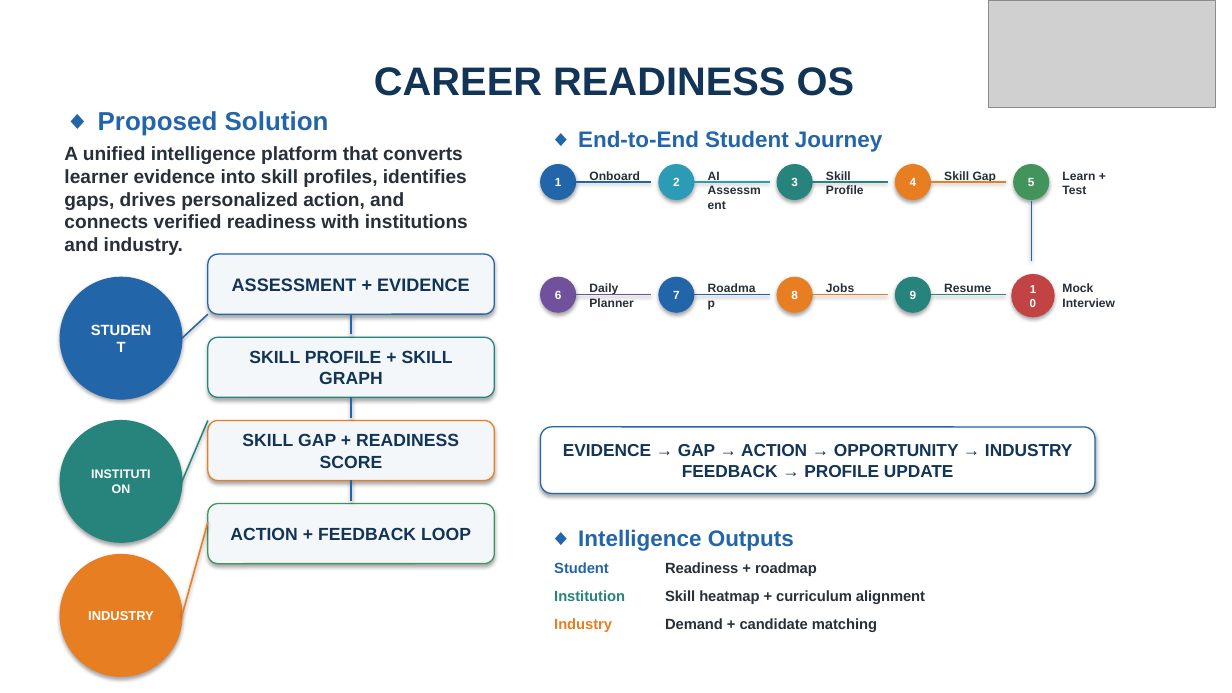
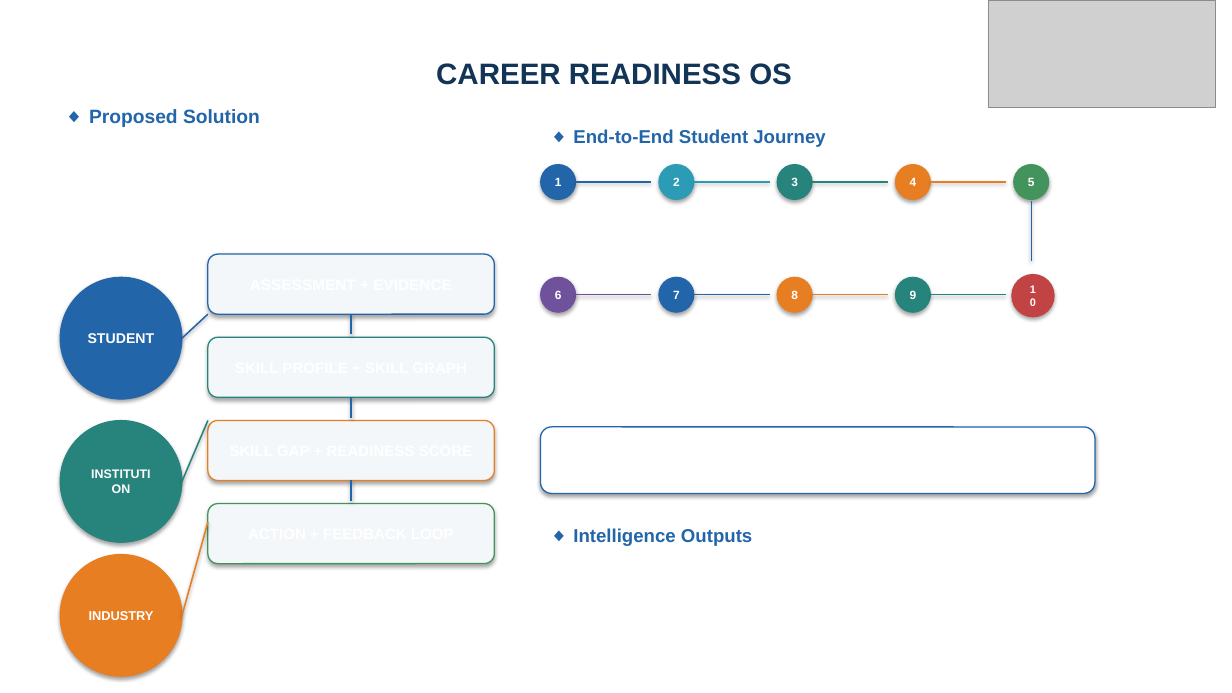
Before and after one commit to satvik0160/Hackathon-Project, a slide deck: slide 2 of SIH_Final_PPT.pptx. Drawn at 1232x693 pixels with LibreOffice and Linux fonts; fonts in the diff are those of the drawing; grey boxes stand for pictures. Boxes give left, top, right and bottom in pixels: in the first picture for what was removed or moved away, otherwise in the second. Text is boxed around its words. In the diff, an @@ line names an element or a change of style, - is before the commit and + after.

```diff
--- a/SIH_Final_PPT.pptx
+++ b/SIH_Final_PPT.pptx
@@ text "CAREER READINESS OS" at <box>436,63,792,85</box>: size 31.1 to 23 pt @@
@@ text "◆ Proposed Solution" at <box>89,109,260,127</box>: size 20.2 to 15 pt @@
@@ text removed at <box>64,146,468,255</box> @@
-A unified intelligence platform that converts learner evidence into skill profiles, identifies gaps, drives personalized action, and connects verified readiness with institutions and industry.
@@ text "◆ End-to-End Student Journey" at <box>573,129,825,147</box>: size 17.6 to 14.5 pt @@
@@ text removed at <box>1062,171,1095,194</box> @@
-Learn + Test
@@ ellipse "STUDENT" at <box>60,277,182,399</box>: size 11.5 to 11 pt @@
@@ text in rounded rectangle at <box>232,278,470,291</box>: text removed @@
-ASSESSMENT + EVIDENCE
@@ size 9.4 to 9.5 pt, text colour #272F38 to #FFFFFF in 8 elements at <box>589,181,640,183</box>, <box>708,181,720,183</box>, <box>826,181,851,183</box>, <box>944,181,997,183</box>, <box>589,294,618,295</box>, <box>699,276,771,315</box>, <box>826,294,854,295</box>, <box>944,294,991,295</box> @@
@@ ellipse "10" at <box>1012,274,1055,317</box>: size 9 to 8.5 pt @@
@@ text removed at <box>1062,283,1115,307</box> @@
-Mock Interview
@@ text in rounded rectangle at <box>249,350,453,384</box>: text removed @@
-SKILL PROFILE + SKILL GRAPH
@@ text in rounded rectangle at <box>242,433,459,468</box>: text removed @@
-SKILL GAP + READINESS SCORE
@@ text in rounded rectangle at <box>563,444,1073,477</box>: text removed @@
-EVIDENCE → GAP → ACTION → OPPORTUNITY → INDUSTRY FEEDBACK → PROFILE UPDATE
@@ text in rounded rectangle at <box>230,527,471,540</box>: text removed @@
-ACTION + FEEDBACK LOOP
@@ text "◆ Intelligence Outputs" at <box>573,528,752,546</box>: size 17.6 to 14.5 pt @@
@@ ellipse "INDUSTRY" at <box>60,555,182,677</box>: size 10.1 to 10 pt @@
@@ text removed at <box>554,562,609,573</box> @@
-Student
@@ text removed at <box>665,562,738,573</box> @@
-Readiness + roadmap
@@ text removed at <box>554,590,625,601</box> @@
-Institution
@@ text removed at <box>665,590,925,604</box> @@
-Skill heatmap + curriculum alignment
@@ text removed at <box>554,618,612,632</box> @@
-Industry
@@ text removed at <box>665,618,877,632</box> @@
-Demand + candidate matching
```
Also in this commit, not shown: 4 other slides changed, 1 slide added, 2 slides removed.
